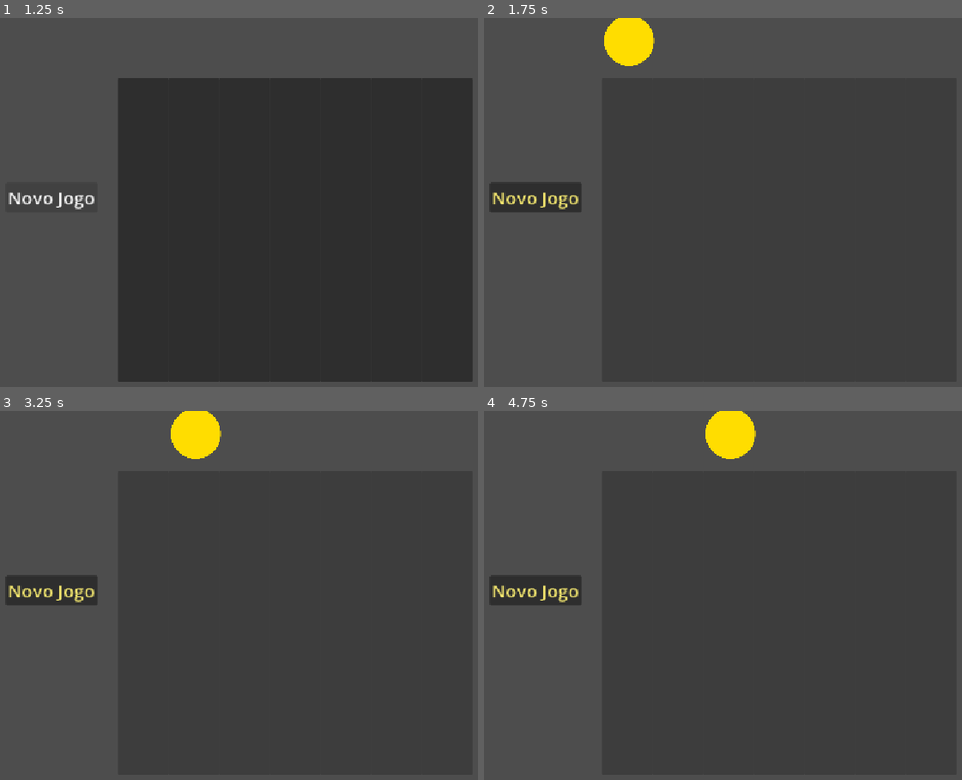
Above: before the commit, frames 1-4 (two rows, left to right).
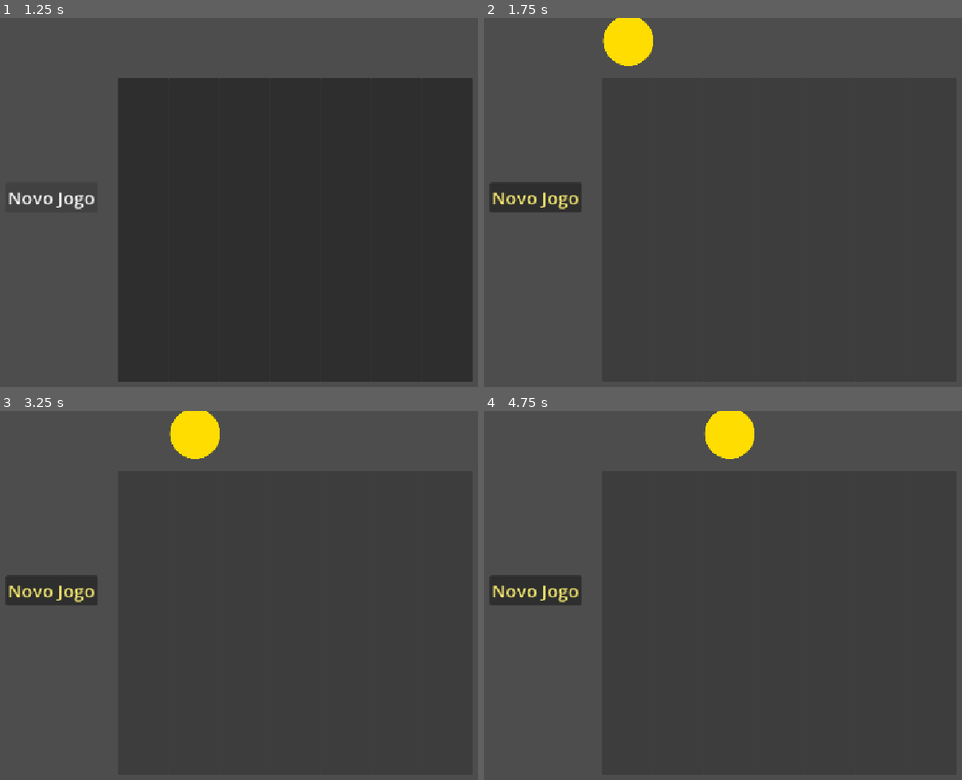
Above: after the commit, the same moments.

Repository: Guilherme-C-Ferrari/Connect-4
Game: Godot game, scene res://Cenas/Connect-4.tscn
Same seed, same stepped clock (60 frames per second), same inputs: the game is played once before the commit and once after it.
Inputs (mouse positions are in pixels of both pictures, inside the frame that each line leads up to):
- Up to frame 1 (1.25 s): click "Novo Jogo" at 0.5 s
- Up to frame 2 (1.75 s): click (627, 228) at 1.25 s
- Up to frame 3 (3.25 s): click "Novo Jogo" at 2 s; click (195, 621) at 2.75 s
- Up to frame 4 (4.75 s): click "Novo Jogo" at 3.5 s; click (727, 621) at 4.25 s

Frame 1 is identical in both runs. In frame 2, less than 0.1% of the frame differs, in the area x 24-36%, y 0-14%; in frame 3, less than 0.1%; in frame 4, less than 0.1%, in the area x 45-57%, y 0-14%.

Commit message:
Trava de botão pós coluna encher

Diff:
--- a/Scripts/Connect_4.gd
+++ b/Scripts/Connect_4.gd
@@ -30,7 +30,7 @@
 func criar_ficha_fisica(coluna_index: int, jogador: String) -> void:
 	var nova_ficha = ficha.instantiate()
 	var botao = $TabuleiroFisico/HBoxContainer.get_child(coluna_index)
-	var posX = botao.global_position.x + (botao.size.x / 2) - 5
+	var posX = botao.global_position.x + (botao.size.x / 2) - 6
 	var posY = botao.global_position.y - 150
 
 	nova_ficha.get_node("FichaAmarela").visible = (jogador == jogo.JOGADOR_AMARELO)
@@ -60,8 +60,10 @@
 	botao_jogo.text = "Novo Jogo"
 
 func habilitar_botoes() -> void:
-	for botao in botoes:
-		botao.disabled = false
+	for i in range(botoes.size()):
+		var botao = botoes[i]
+		if jogo.valida_jogada(i):
+			botao.disabled = false
 
 func desabilitar_botoes() -> void:
 	for botao in botoes:
@@ -71,12 +73,12 @@
 	jogo = Tabuleiro.new()
 	get_tree().call_group("Fichas", "queue_free")
 	get_tree().call_group("Colunas", "reset")
+	habilitar_botoes()
 
 func _on_button_pressed() -> void:
 	if botao_jogo.text == "Novo Jogo":
 		# botao_jogo.text = "Jogada IA"
 		label_resultado.text = ""
-		habilitar_botoes()
 		reset_game()
 	else:
 		jogada_maquina()
